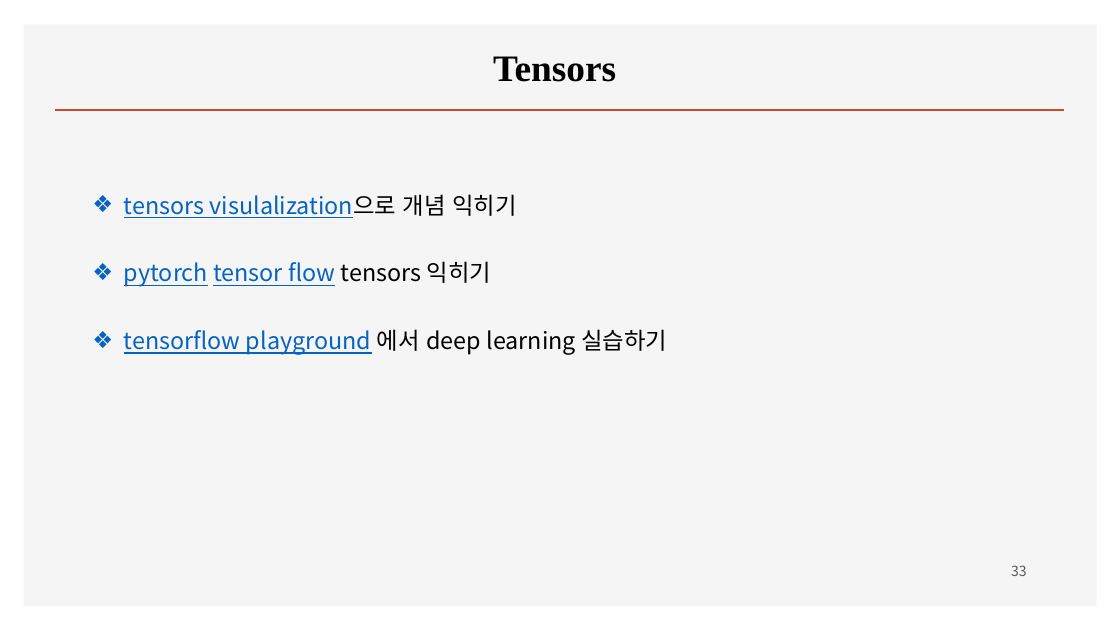
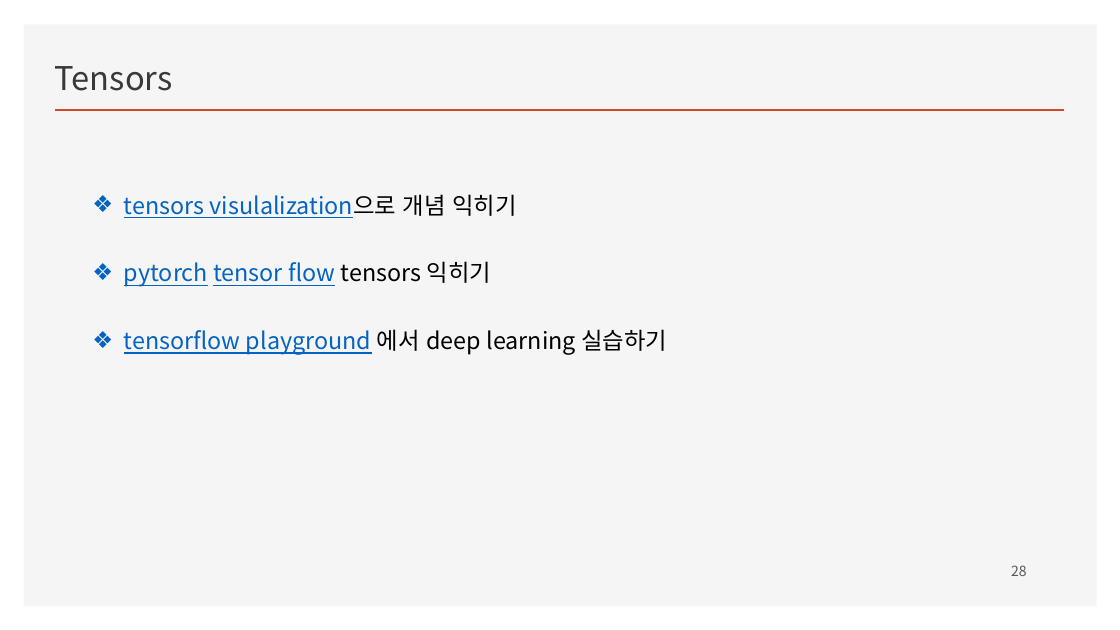
Before and after one commit to ancestor9/mathematics-for-machine-learning, a slide deck: slide 28 of w4_Perceptron_Regression.pptx (slide 33 before the commit). Drawn at 1120x630 pixels with LibreOffice and Linux fonts; fonts in the diff are those of the drawing; background and template pictures are left out. Boxes give left, top, right and bottom in pixels: in the first picture for what was removed or moved away, otherwise in the second. Text is boxed around its words. In the diff, an @@ line names an element or a change of style, - is before the commit and + after.

```diff
--- a/w4_Perceptron_Regression.pptx
+++ b/w4_Perceptron_Regression.pptx
@@ text "Tensors": place and size @@
-text "Tensors" at <box>493,56,616,82</box>
+text "Tensors" at <box>55,66,173,91</box>
@@ text "Tensors" at <box>55,66,173,91</box>: size 32 to 28 pt, font Times New Roman to Noto Sans CJK KR, text colour #000000 to #3B3838, bold off; alignment centre to left @@
@@ page number at <box>1011,565,1027,576</box>: text changed @@
-33
+28
```
Also in this commit, not shown: 20 other slides changed, 5 slides removed.
